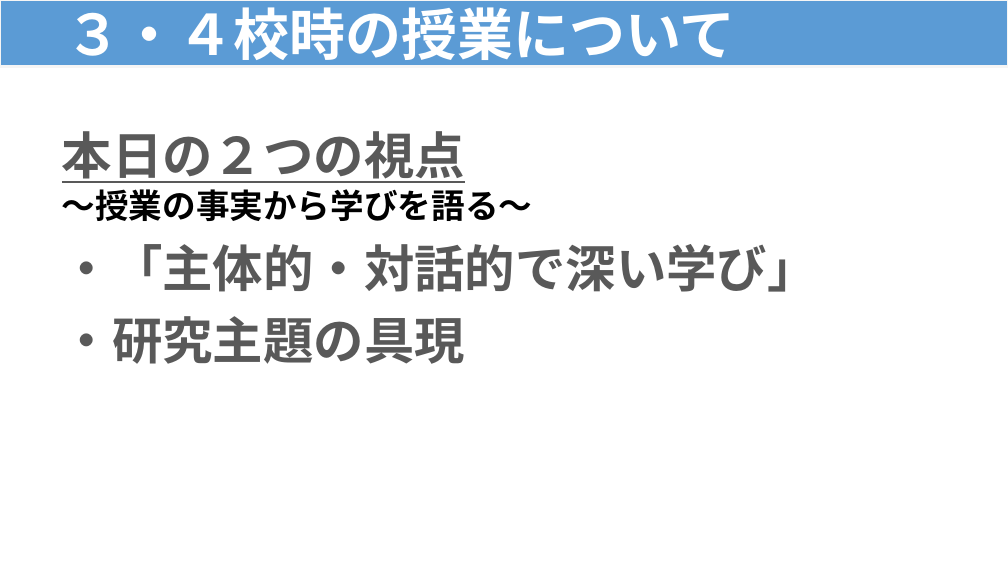
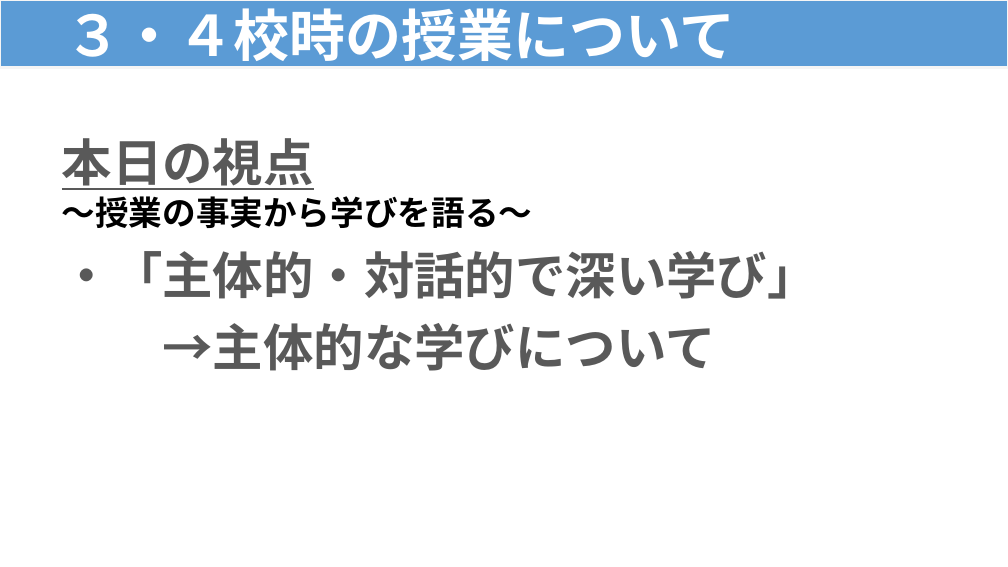
Before and after one commit to contynet730-star/con30, a slide deck: slide 4 of output/★指導課訪問★３・４校時指導助言資料（例）.pptx (slide 2 before the commit). Drawn at 1008x567 pixels with LibreOffice and Linux fonts; fonts in the diff are those of the drawing. Boxes give left, top, right and bottom in pixels: in the first picture for what was removed or moved away, otherwise in the second. Text is boxed around its words. In the diff, an @@ line names an element or a change of style, - is before the commit and + after.

```diff
--- a/output/★指導課訪問★３・４校時指導助言資料（例）.pptx
+++ b/output/★指導課訪問★３・４校時指導助言資料（例）.pptx
@@ text "本日の視点": place and size @@
-text "本日の視点" at [62, 131, 818, 364]
+text "本日の視点" at [62, 138, 818, 371]
@@ text at [62, 138, 314, 190]: text changed @@
-本日の２つの視点
+本日の視点
@@ text at [163, 323, 716, 371]: text changed @@
-・研究主題の具現
+→主体的な学びについて
```
Also in this commit, not shown: 7 other slides changed, 7 slides added.
